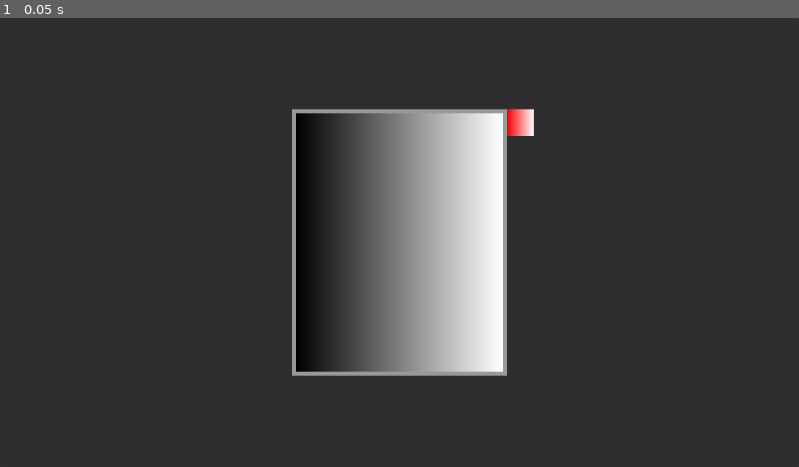
Above: before the commit, frame 1.
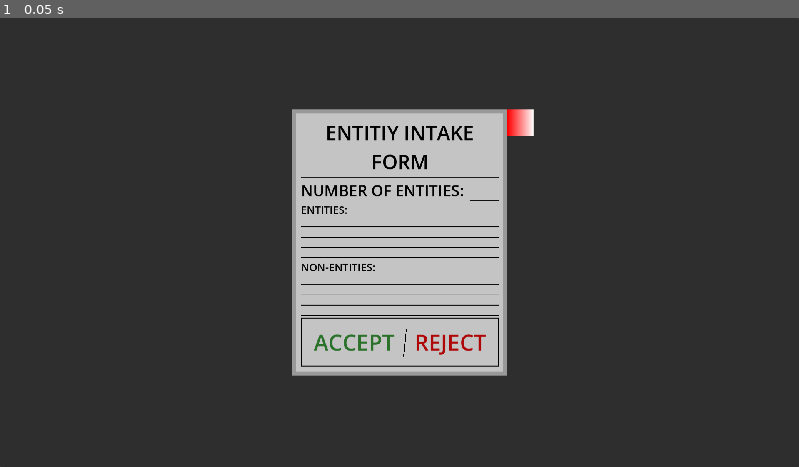
Above: after the commit, the same moment.

Repository: Blulow/brackeysjam
Game: Godot game, scene res://scenes/popup_ui/paper_popup.tscn
The game is run twice, just before and just after one commit, with the same random seed, the same clock (stepped at 60 frames per second) and the same inputs. This scene is started directly instead of the project's main scene.
Inputs:
- Up to frame 1 (0.05 s): no input

The runs differ from the first frame. In frame 1, 12% of the frame differs, in the area x 37-63%, y 21-79%.

Commit message:
add: entity intake form template

Diff:
--- a/scenes/game.tscn
+++ b/scenes/game.tscn
@@ -81,3 +81,9 @@
 [node name="RoundManager" type="Node2D" parent="." unique_id=2028876826]
 script = ExtResource("8_gee14")
 rounds = Array[Resource]([ExtResource("10_vtaks")])
+
+[node name="TextureButton" type="TextureButton" parent="RoundManager" unique_id=502440612]
+offset_left = 1096.6084
+offset_top = 112.23836
+offset_right = 1096.6084
+offset_bottom = 112.23836
--- a/scenes/popup_ui/paper_popup.tscn
+++ b/scenes/popup_ui/paper_popup.tscn
@@ -10,11 +10,41 @@
 content_margin_bottom = 10.0
 
 [sub_resource type="Gradient" id="Gradient_tef5t"]
+colors = PackedColorArray(1, 1, 1, 1, 1, 1, 1, 1)
 
 [sub_resource type="GradientTexture2D" id="GradientTexture2D_8a6af"]
 gradient = SubResource("Gradient_tef5t")
 width = 292
 height = 274
+
+[sub_resource type="StyleBoxFlat" id="StyleBoxFlat_1o16k"]
+content_margin_left = 5.0
+content_margin_top = 5.0
+content_margin_right = 5.0
+content_margin_bottom = 5.0
+bg_color = Color(1, 1, 1, 1)
+border_width_bottom = 2
+border_color = Color(0, 0, 0, 1)
+
+[sub_resource type="StyleBoxFlat" id="StyleBoxFlat_7en8x"]
+content_margin_left = 5.0
+content_margin_top = 5.0
+content_margin_right = 5.0
+content_margin_bottom = 5.0
+bg_color = Color(1, 1, 1, 1)
+border_width_left = 2
+border_width_top = 2
+border_width_right = 2
+border_width_bottom = 2
+border_color = Color(0, 0, 0, 1)
+
+[sub_resource type="StyleBoxFlat" id="StyleBoxFlat_bl03r"]
+bg_color = Color(1, 1, 1, 1)
+border_width_left = 2
+border_width_top = 2
+border_width_right = 2
+border_width_bottom = 2
+border_color = Color(0, 0, 0, 1)
 
 [node name="PaperPopup" type="Control" unique_id=1802960549 groups=["popup"]]
 layout_mode = 3
@@ -57,8 +87,153 @@
 theme_override_styles/panel = SubResource("StyleBoxFlat_tef5t")
 
 [node name="TextureRect" type="TextureRect" parent="UI/PanelContainer" unique_id=1098372172]
+modulate = Color(0.76953125, 0.76953125, 0.76953125, 1)
 layout_mode = 2
 texture = SubResource("GradientTexture2D_8a6af")
+
+[node name="MarginContainer" type="MarginContainer" parent="UI/PanelContainer/TextureRect" unique_id=793368463]
+layout_mode = 0
+offset_right = 498.0
+offset_bottom = 620.0
+theme_override_constants/margin_left = 12
+theme_override_constants/margin_top = 12
+theme_override_constants/margin_right = 12
+theme_override_constants/margin_bottom = 12
+
+[node name="VBoxContainer" type="VBoxContainer" parent="UI/PanelContainer/TextureRect/MarginContainer" unique_id=583560515]
+layout_mode = 2
+
+[node name="Label" type="Label" parent="UI/PanelContainer/TextureRect/MarginContainer/VBoxContainer" unique_id=1686001424]
+layout_mode = 2
+theme_override_colors/font_color = Color(0, 0, 0, 1)
+theme_override_font_sizes/font_size = 48
+text = "ENTITIY INTAKE
+FORM"
+horizontal_alignment = 1
+
+[node name="ColorRect" type="ColorRect" parent="UI/PanelContainer/TextureRect/MarginContainer/VBoxContainer" unique_id=1423085506]
+custom_minimum_size = Vector2(0, 2)
+layout_mode = 2
+color = Color(0, 0, 0, 1)
+
+[node name="HBoxContainer" type="HBoxContainer" parent="UI/PanelContainer/TextureRect/MarginContainer/VBoxContainer" unique_id=1436127035]
+layout_mode = 2
+
+[node name="Label2" type="Label" parent="UI/PanelContainer/TextureRect/MarginContainer/VBoxContainer/HBoxContainer" unique_id=3172618]
+layout_mode = 2
+theme_override_colors/font_color = Color(0, 0, 0, 1)
+theme_override_font_sizes/font_size = 37
+text = "NUMBER OF ENTITIES: "
+
+[node name="LineEdit" type="LineEdit" parent="UI/PanelContainer/TextureRect/MarginContainer/VBoxContainer/HBoxContainer" unique_id=1927148306]
+layout_mode = 2
+theme_override_colors/font_color = Color(0, 0, 0, 1)
+theme_override_colors/caret_color = Color(0.26171875, 0.26171875, 0.26171875, 1)
+theme_override_styles/normal = SubResource("StyleBoxFlat_1o16k")
+theme_override_styles/focus = SubResource("StyleBoxFlat_7en8x")
+
+[node name="Label3" type="Label" parent="UI/PanelContainer/TextureRect/MarginContainer/VBoxContainer" unique_id=2044380600]
+layout_mode = 2
+theme_override_colors/font_color = Color(0, 0, 0, 1)
+theme_override_font_sizes/font_size = 25
+text = "ENTITIES:"
+
+[node name="ColorRect2" type="ColorRect" parent="UI/PanelContainer/TextureRect/MarginContainer/VBoxContainer" unique_id=519628321]
+custom_minimum_size = Vector2(0, 2)
+layout_mode = 2
+size_flags_vertical = 10
+color = Color(0, 0, 0, 1)
+
+[node name="ColorRect3" type="ColorRect" parent="UI/PanelContainer/TextureRect/MarginContainer/VBoxContainer" unique_id=1876558971]
+custom_minimum_size = Vector2(0, 2)
+layout_mode = 2
+size_flags_vertical = 10
+color = Color(0, 0, 0, 1)
+
+[node name="ColorRect6" type="ColorRect" parent="UI/PanelContainer/TextureRect/MarginContainer/VBoxContainer" unique_id=1982192624]
+custom_minimum_size = Vector2(0, 2)
+layout_mode = 2
+size_flags_vertical = 10
+color = Color(0, 0, 0, 1)
+
+[node name="ColorRect8" type="ColorRect" parent="UI/PanelContainer/TextureRect/MarginContainer/VBoxContainer" unique_id=959565624]
+custom_minimum_size = Vector2(0, 2)
+layout_mode = 2
+size_flags_vertical = 10
+color = Color(0, 0, 0, 1)
+
+[node name="Label4" type="Label" parent="UI/PanelContainer/TextureRect/MarginContainer/VBoxContainer" unique_id=707582979]
+layout_mode = 2
+theme_override_colors/font_color = Color(0, 0, 0, 1)
+theme_override_font_sizes/font_size = 25
+text = "NON-ENTITIES:"
+
+[node name="ColorRect4" type="ColorRect" parent="UI/PanelContainer/TextureRect/MarginContainer/VBoxContainer" unique_id=70073210]
+custom_minimum_size = Vector2(0, 2)
+layout_mode = 2
+size_flags_vertical = 10
+color = Color(0, 0, 0, 1)
+
+[node name="ColorRect5" type="ColorRect" parent="UI/PanelContainer/TextureRect/MarginContainer/VBoxContainer" unique_id=788196709]
+custom_minimum_size = Vector2(0, 2)
+layout_mode = 2
+size_flags_vertical = 10
+color = Color(0, 0, 0, 1)
+
+[node name="ColorRect7" type="ColorRect" parent="UI/PanelContainer/TextureRect/MarginContainer/VBoxContainer" unique_id=1874273325]
+custom_minimum_size = Vector2(0, 2)
+layout_mode = 2
+size_flags_vertical = 10
+color = Color(0, 0, 0, 1)
+
+[node name="ColorRect9" type="ColorRect" parent="UI/PanelContainer/TextureRect/MarginContainer/VBoxContainer" unique_id=595801993]
+custom_minimum_size = Vector2(0, 2)
+layout_mode = 2
+size_flags_vertical = 10
+color = Color(0, 0, 0, 1)
+
+[node name="PanelContainer" type="PanelContainer" parent="UI/PanelContainer/TextureRect/MarginContainer/VBoxContainer" unique_id=587064940]
+layout_mode = 2
+theme_override_styles/panel = SubResource("StyleBoxFlat_bl03r")
+
+[node name="MarginContainer" type="MarginContainer" parent="UI/PanelContainer/TextureRect/MarginContainer/VBoxContainer/PanelContainer" unique_id=1674200073]
+layout_mode = 2
+theme_override_constants/margin_left = 20
+theme_override_constants/margin_top = 20
+theme_override_constants/margin_right = 20
+theme_override_constants/margin_bottom = 20
+
+[node name="HBoxContainer" type="HBoxContainer" parent="UI/PanelContainer/TextureRect/MarginContainer/VBoxContainer/PanelContainer/MarginContainer" unique_id=1086982215]
+layout_mode = 2
+theme_override_constants/separation = 17
+alignment = 1
+
+[node name="Label" type="Label" parent="UI/PanelContainer/TextureRect/MarginContainer/VBoxContainer/PanelContainer/MarginContainer/HBoxContainer" unique_id=1522307574]
+layout_mode = 2
+theme_override_colors/font_color = Color(0.21533203, 0.57421875, 0.21533203, 1)
+theme_override_font_sizes/font_size = 53
+text = "ACCEPT"
+
+[node name="Control" type="Control" parent="UI/PanelContainer/TextureRect/MarginContainer/VBoxContainer/PanelContainer/MarginContainer/HBoxContainer" unique_id=2046049222]
+custom_minimum_size = Vector2(14.755, 0)
+layout_mode = 2
+
+[node name="ColorRect" type="ColorRect" parent="UI/PanelContainer/TextureRect/MarginContainer/VBoxContainer/PanelContainer/MarginContainer/HBoxContainer/Control" unique_id=249004237]
+custom_minimum_size = Vector2(65.76, 2)
+layout_mode = 0
+offset_left = 4.0
+offset_top = 71.0
+offset_right = 4.0
+offset_bottom = 73.0
+rotation = -1.4713125
+size_flags_vertical = 10
+color = Color(0, 0, 0, 1)
+
+[node name="Label2" type="Label" parent="UI/PanelContainer/TextureRect/MarginContainer/VBoxContainer/PanelContainer/MarginContainer/HBoxContainer" unique_id=1477133103]
+layout_mode = 2
+theme_override_colors/font_color = Color(0.890625, 0.03479004, 0.03479004, 1)
+theme_override_font_sizes/font_size = 53
+text = "REJECT"
 
 [node name="CloseButton" parent="UI" unique_id=1617579724 instance=ExtResource("2_bl03r")]
 layout_mode = 0
